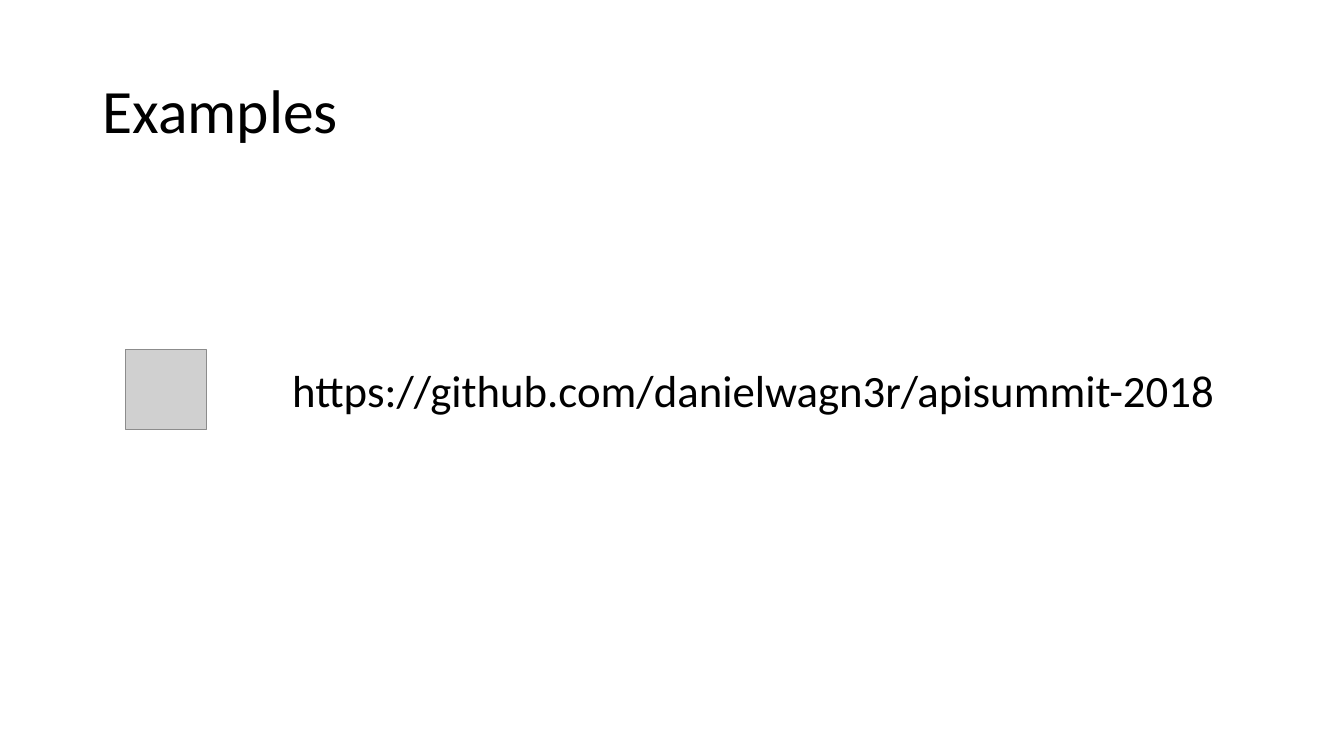
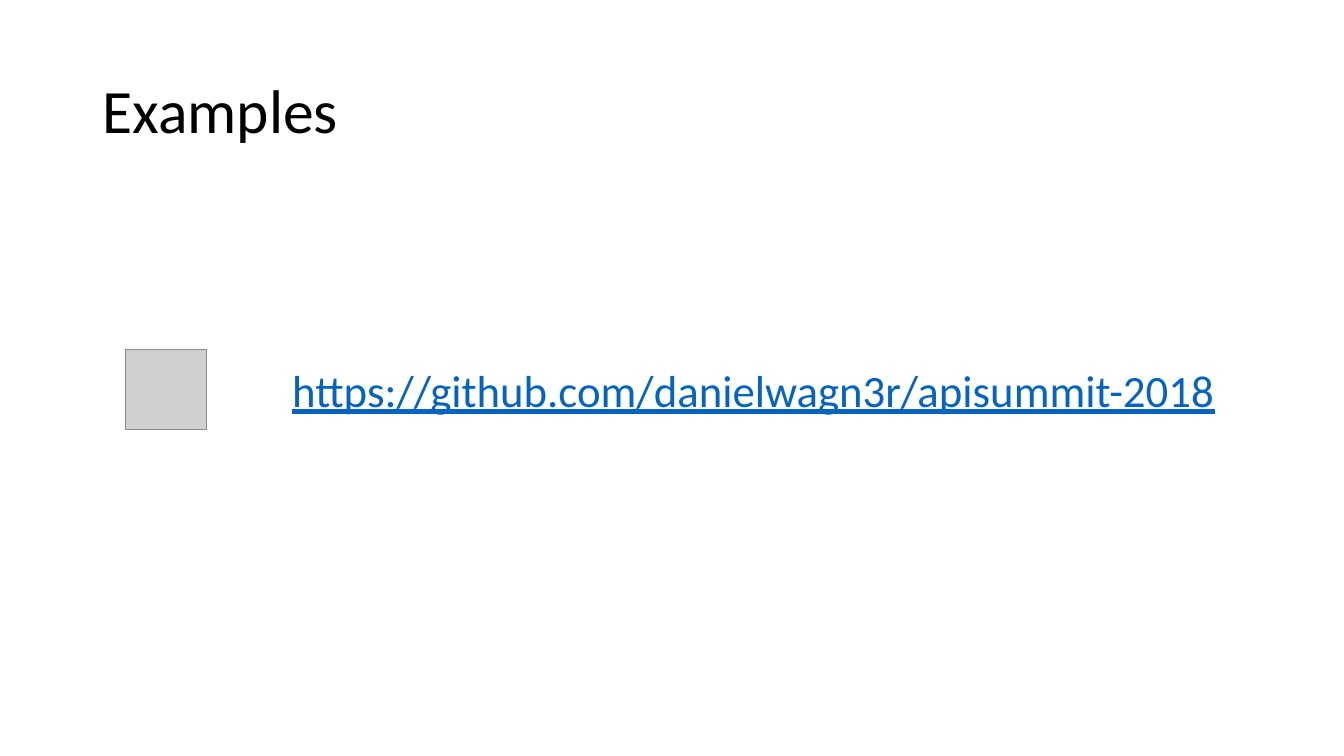
Before and after one commit to danielwagn3r/openid-workshop, a slide deck: slide 43 of OpenID & OAuth.pptx (slide 42 before the commit). Drawn at 1344x756 pixels with LibreOffice and Linux fonts; fonts in the diff are those of the drawing; grey boxes stand for pictures. Boxes give left, top, right and bottom in pixels: in the first picture for what was removed or moved away, otherwise in the second. Text is boxed around its words. In the diff, an @@ line names an element or a change of style, - is before the commit and + after.

```diff
--- a/OpenID & OAuth.pptx
+++ b/OpenID & OAuth.pptx
@@ text "https://github.com/danielwagn3r/apisummit-2018" at [292,376,1214,415]: text colour #000000 to #0563C1, underline on @@
```
Also in this commit, not shown: 12 other slides changed, 1 slide added.
